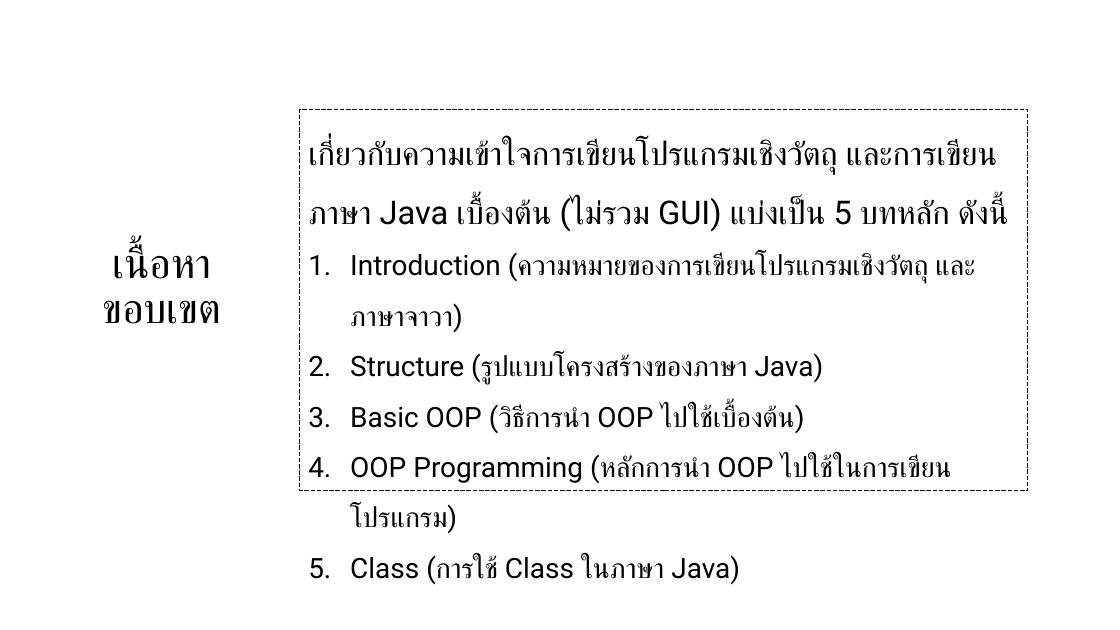
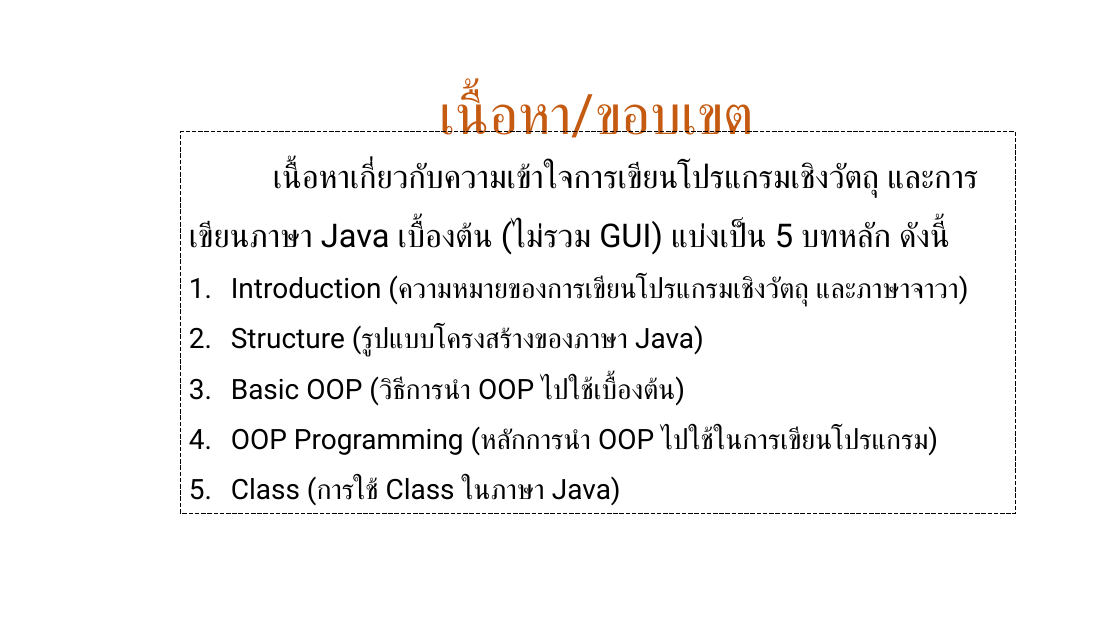
Before and after one commit to RewiKaze/WebtectXOOP2019, a slide deck: slide 2 of Web Tech.pptx. Drawn at 1120x630 pixels with LibreOffice and Linux fonts; fonts in the diff are those of the drawing; background and template pictures are left out. Boxes give left, top, right and bottom in pixels: in the first picture for what was removed or moved away, otherwise in the second. Text is boxed around its words. In the diff, an @@ line names an element or a change of style, - is before the commit and + after.

```diff
--- a/Web Tech.pptx
+++ b/Web Tech.pptx
@@ title at [440,90,754,138]: text changed; size 36 to 48 pt; text colour #000000 to #C55A11 @@
-เนื้อหา
-ขอบเขต
+เนื้อหา/ขอบเขต
@@ rectangle "เนื้อหาเกี่ยวกับความเข้าใจการเขียนโปรแกรมเชิงวัตถุ และการเขี ...": place and size @@
-rectangle "เนื้อหาเกี่ยวกับความเข้าใจการเขียนโปรแกรมเชิงวัตถุ และการเขี ..." at [300,109,1028,491]
+rectangle "เนื้อหาเกี่ยวกับความเข้าใจการเขียนโปรแกรมเชิงวัตถุ และการเขี ..." at [181,132,1016,513]
@@ text in rectangle at [189,162,946,254]: text changed @@
-เกี่ยวกับความเข้าใจการเขียนโปรแกรมเชิงวัตถุ และการเขียนภาษา Java เบื้องต้น (ไม่รวม GUI) แบ่งเป็น 5 บทหลัก ดังนี้
+เนื้อหาเกี่ยวกับความเข้าใจการเขียนโปรแกรมเชิงวัตถุ และการเขียนภาษา Java เบื้องต้น (ไม่รวม GUI) แบ่งเป็น 5 บทหลัก ดังนี้
```
Also in this commit, not shown: 1 other slide changed.
